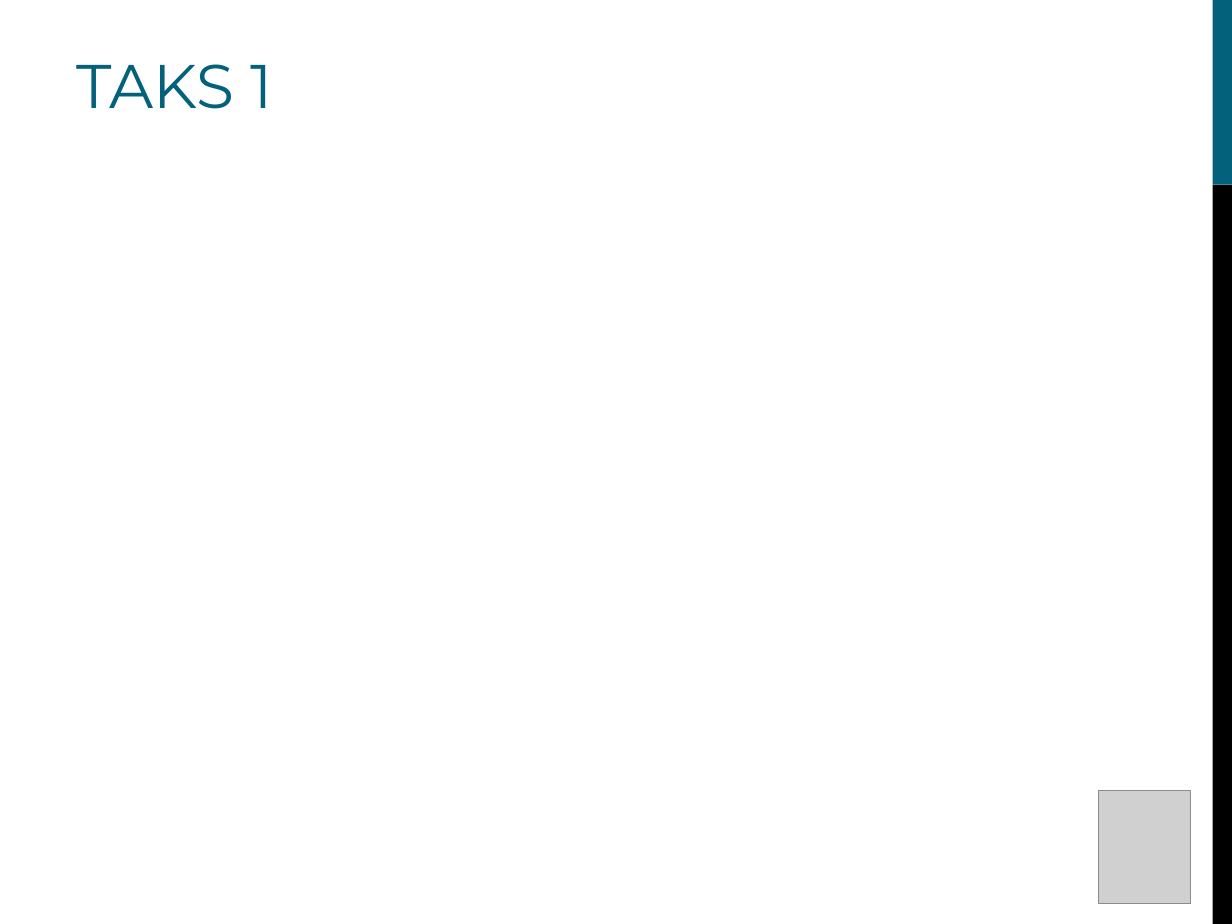
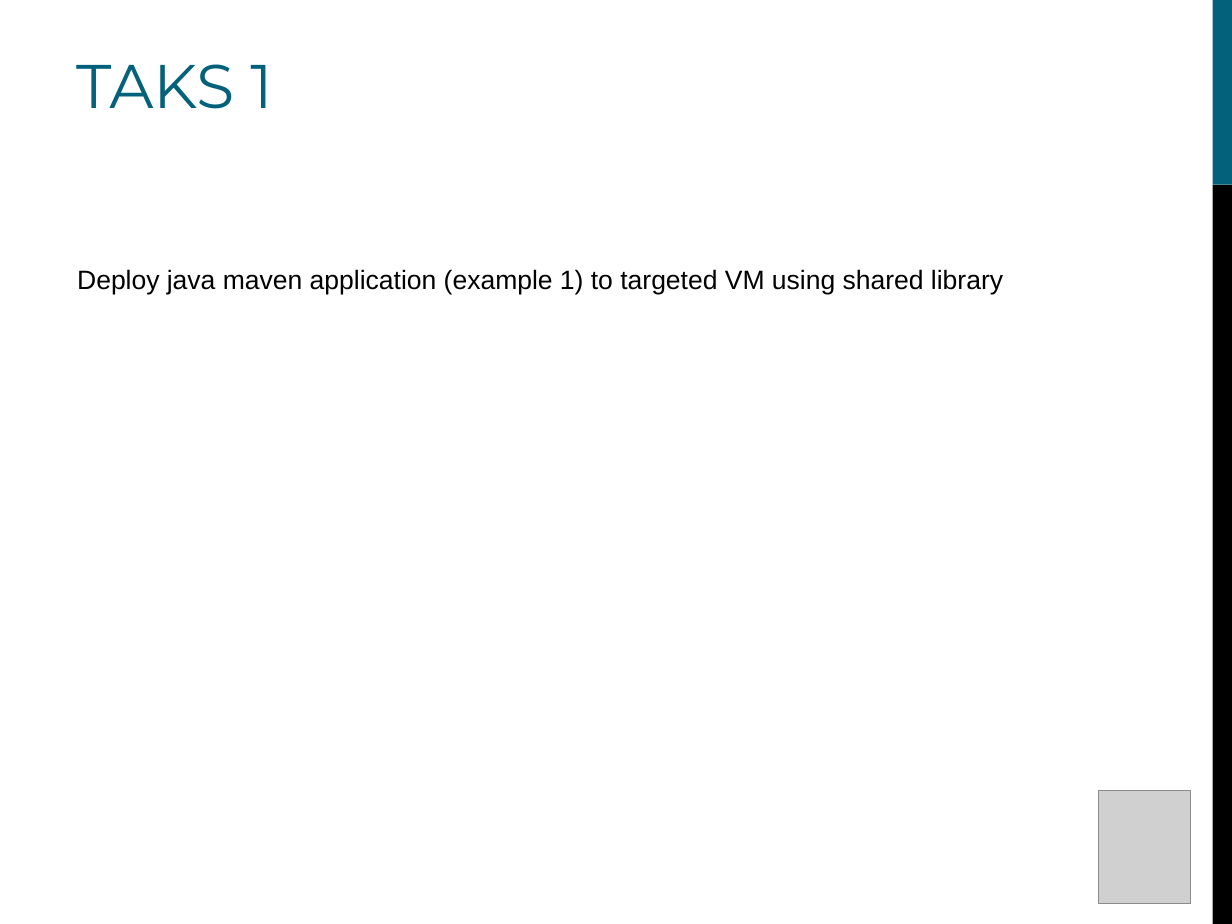
Before and after one commit to ericsonrumuy7/Jenkins-future, a slide deck: slide 21 of jenkins.ppt. Drawn at 1232x924 pixels with LibreOffice and Linux fonts; fonts in the diff are those of the drawing; grey boxes stand for pictures; background and template pictures are left out. Boxes give left, top, right and bottom in pixels: in the first picture for what was removed or moved away, otherwise in the second. Text is boxed around its words. In the diff, an @@ line names an element or a change of style, - is before the commit and + after.

```diff
--- a/jenkins.ppt
+++ b/jenkins.ppt
@@ text added at <box>77,269,1003,294</box>, 15.5 pt, text #000000 @@
+Deploy java maven application (example 1) to targeted VM using shared library
```
Also in this commit, not shown: 1 other slide changed.
